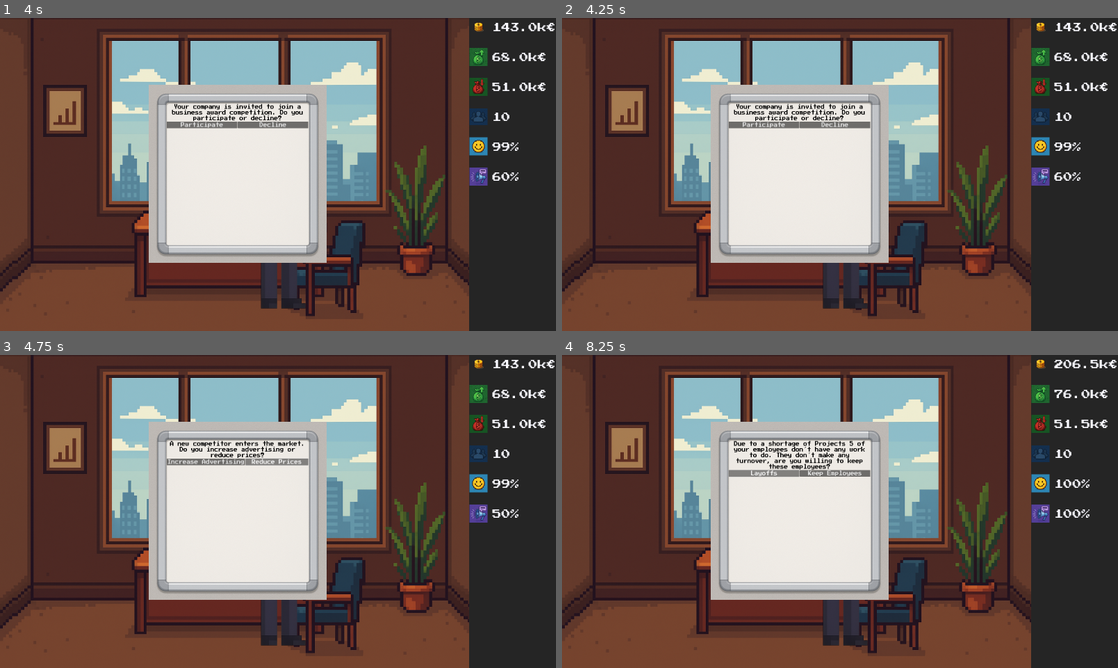
Above: before the commit, frames 1-4 (two rows, left to right).
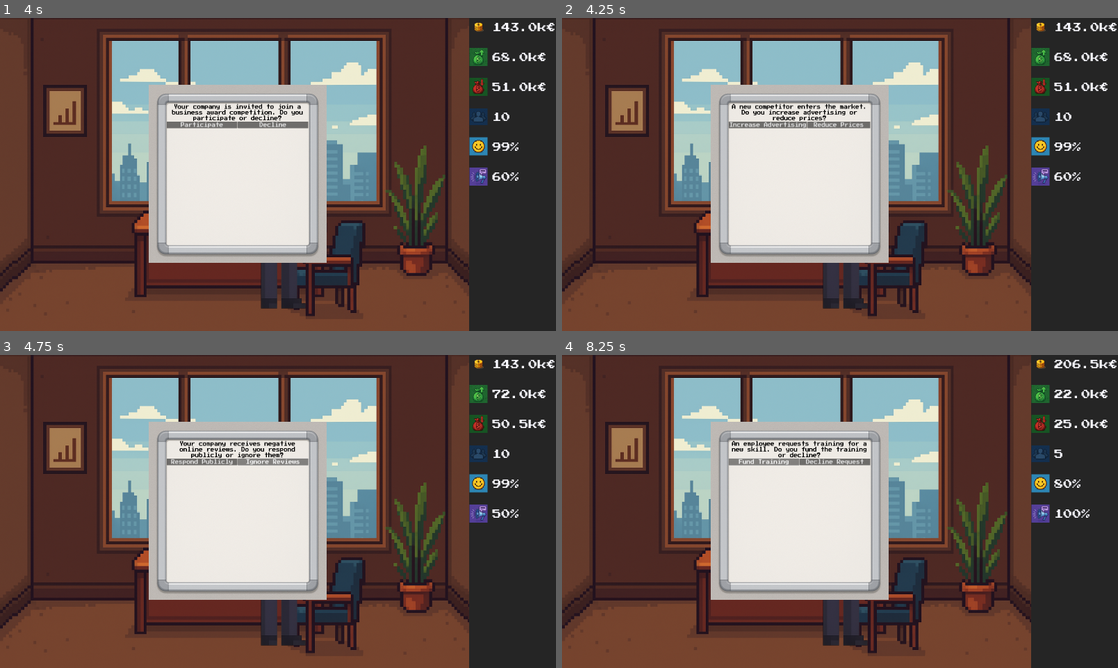
Above: after the commit, the same moments.

Repository: IU-Internationale-Hochschule-Augsburg/You-re-the-Boss-Now
Game: Godot game, scene res://main.tscn
Same seed, same stepped clock (60 frames per second), same inputs: the game is played once before the commit and once after it.
Inputs:
- Up to frame 1 (4 s): click "Next Quarter" at 0.5 s; click "Participate" at 1.25 s; click "Replace Now" at 2 s; click "Increase Advertising" at 2.75 s; click "Next Quarter" at 3.5 s
- Up to frame 2 (4.25 s): no input
- Up to frame 3 (4.75 s): click "Decline" (after the commit: "Reduce Prices") at 4.25 s
- Up to frame 4 (8.25 s): click "Increase Advertising" (after the commit: "Respond Publicly") at 5 s; click "Respond Publicly" (after the commit: "Implement Script") at 5.75 s; click "Next Quarter" at 6.5 s; click "Implement Script" (after the commit: "Fund Training") at 7.25 s; click "Fund Training" (after the commit: "Layoffs") at 8 s

Frame 1 is identical in both runs. In frame 2, 0.7% of the frame differs, in the area x 30-55%, y 27-36%; in frame 3, 0.8%; in frame 4, 2.0%, in the area x 30-95%, y 11-43%.

Commit message:
added restart function and clamp metrics for turnover

Diff:
--- a/Scripts/CompanyState.gd
+++ b/Scripts/CompanyState.gd
@@ -21,6 +21,7 @@
 	employee_count = int(max(employee_count, 0))
 	capital = max(capital, 0)
 	running_costs = max(running_costs, 10000)
+	monthly_turnover = max(monthly_turnover, 0)
 
 func get_state() -> Dictionary:
 	return {
@@ -43,3 +44,12 @@
 	if employee_count == 0:
 		return [true, "All of your employees left the company"]
 	return [false, ""]
+
+func reset() -> void:
+	capital = 100000
+	monthly_turnover = 60000
+	running_costs = 50000
+	product_portfolio = 1
+	public_relations = .1
+	employee_count = 10
+	employee_satisfaction = .7
--- a/Scripts/World.gd
+++ b/Scripts/World.gd
@@ -5,6 +5,7 @@
 	#$Control.visible = true
 	$HUD.update_company_state()
 	$HUD.visible = true
+	_next_quarter()
 
 func _on_button_a_pressed() -> void:
 	if $TaskControl.current_task.has("effects_a"):
@@ -46,3 +47,9 @@
 		$GameOverControl.visible = true
 	else:
 		$QuarterControl/NextQuarterButton.visible = true
+
+func _restart_game():
+	CompanyState.reset()
+	$HUD.update_company_state()
+	$GameOverControl.visible = false
+	_next_quarter()
--- a/main.tscn
+++ b/main.tscn
@@ -239,3 +239,4 @@
 [connection signal="pressed" from="TaskControl/VBoxContainer/HBoxContainer/AButton" to="." method="_on_button_a_pressed"]
 [connection signal="pressed" from="TaskControl/VBoxContainer/HBoxContainer/BButton" to="." method="_on_button_b_pressed"]
 [connection signal="pressed" from="QuarterControl/NextQuarterButton" to="." method="_next_quarter"]
+[connection signal="pressed" from="GameOverControl/VBoxContainer/RestartButton" to="." method="_restart_game"]
